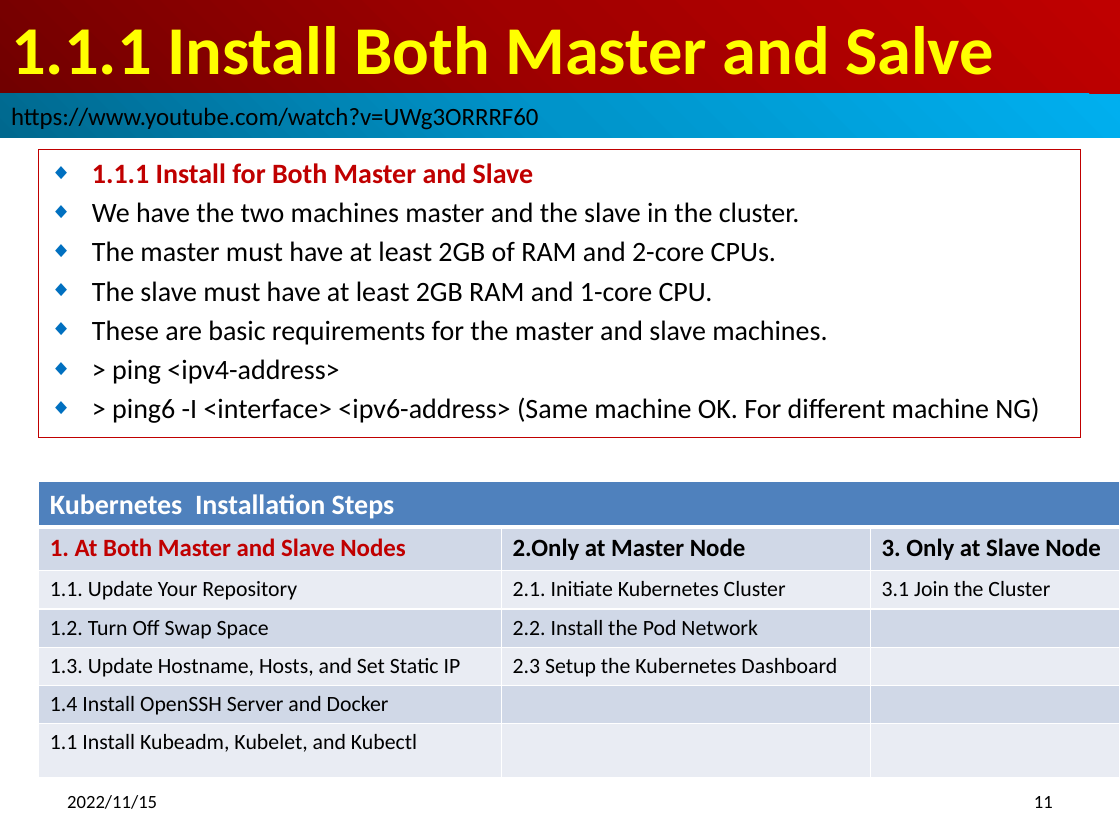
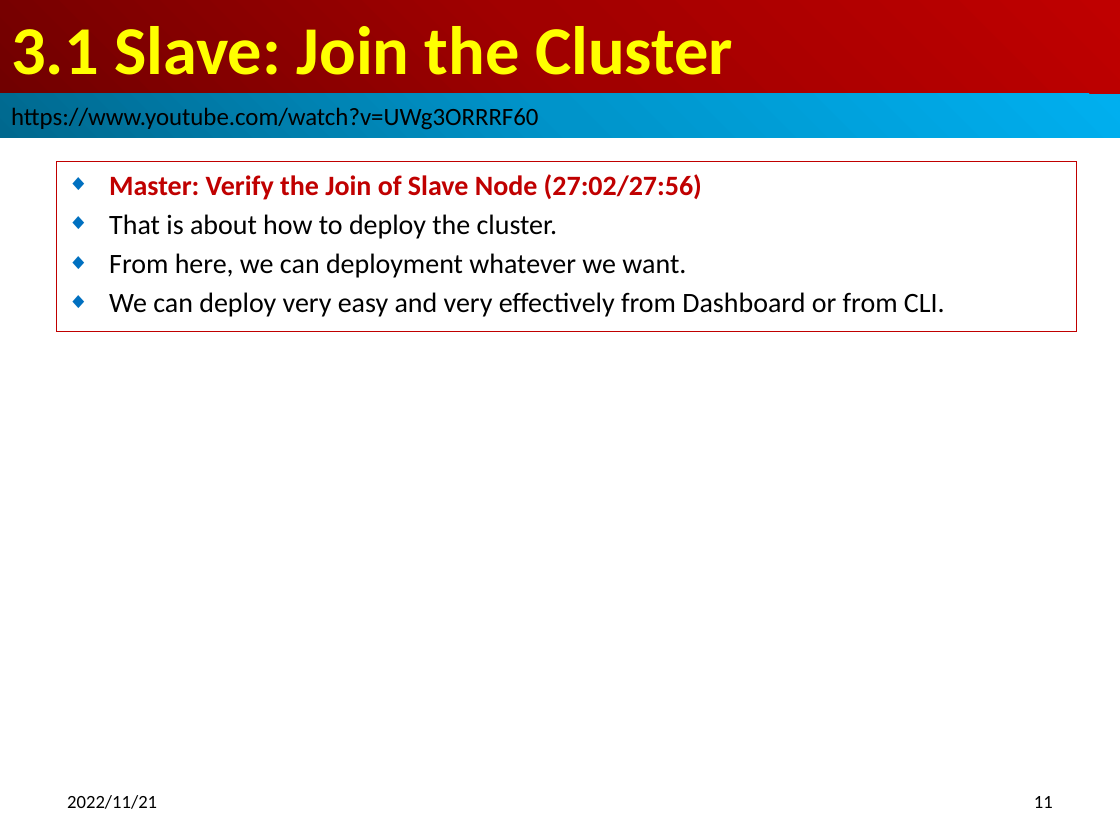
Before and after one commit to peterhchen/900_Kubernetes, a slide deck: slide 11 of 001_03_Connect_Slave.pptx. Drawn at 1120x840 pixels with LibreOffice and Linux fonts; fonts in the diff are those of the drawing. Boxes give left, top, right and bottom in pixels: in the first picture for what was removed or moved away, otherwise in the second. Text is boxed around its words. In the diff, an @@ line names an element or a change of style, - is before the commit and + after.

```diff
--- a/001_03_Connect_Slave.pptx
+++ b/001_03_Connect_Slave.pptx
@@ title at [11, 26, 733, 75]: text changed @@
-1.1.1 Install Both Master and Salve
+3.1 Slave: Join the Cluster
@@ subtitle "Master: Verify the Join of ...": place and size @@
-subtitle "Master: Verify the Join of ..." at [39, 150, 1081, 438]
+subtitle "Master: Verify the Join of ..." at [56, 161, 1076, 332]
@@ subtitle at [109, 174, 945, 317]: text changed @@
-◆ 1.1.1 Install for Both Master and Slave
-◆ We have the two machines master and the slave in the cluster.
-◆ The master must have at least 2GB of RAM and 2-core CPUs.
-◆ The slave must have at least 2GB RAM and 1-core CPU.
-◆ These are basic requirements for the master and slave machines.
-◆ > ping <ipv4-address>
-◆ > ping6 -I <interface> <ipv6-address> (Same machine OK. For different machine NG)
+◆ Master: Verify the Join of Slave Node (27:02/27:56)
+◆ That is about how to deploy the cluster.
+◆ From here, we can deployment whatever we want.
+◆ We can deploy very easy and very effectively from Dashboard or from CLI.
@@ table removed at [39, 482, 1120, 776], 7 rows, 3 columns @@
-Kubernetes Installation Steps |  | 
-1. At Both Master and Slave Nodes | 2.Only at Master Node | 3. Only at Slave Node
-1.1. Update Your Repository | 2.1. Initiate Kubernetes Cluster | 3.1 Join the Cluster
-1.2. Turn Off Swap Space | 2.2. Install the Pod Network | 
-1.3. Update Hostname, Hosts, and Set Static IP | 2.3 Setup the Kubernetes Dashboard | 
-1.4 Install OpenSSH Server and Docker |  | 
-1.1 Install Kubeadm, Kubelet, and Kubectl |  | 
@@ text at [67, 795, 157, 809]: text changed @@
-2022/11/15
+2022/11/21
```
Also in this commit, not shown: 10 other slides changed, 1 slide added, 20 slides removed, 3 other files.
